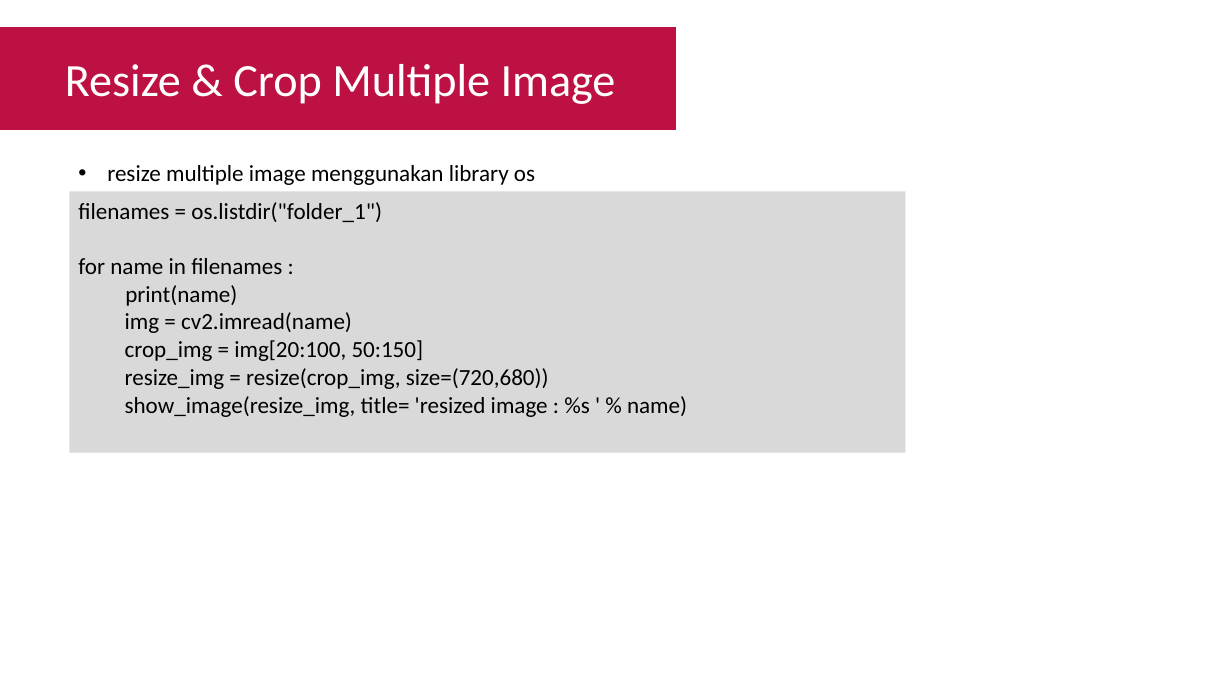
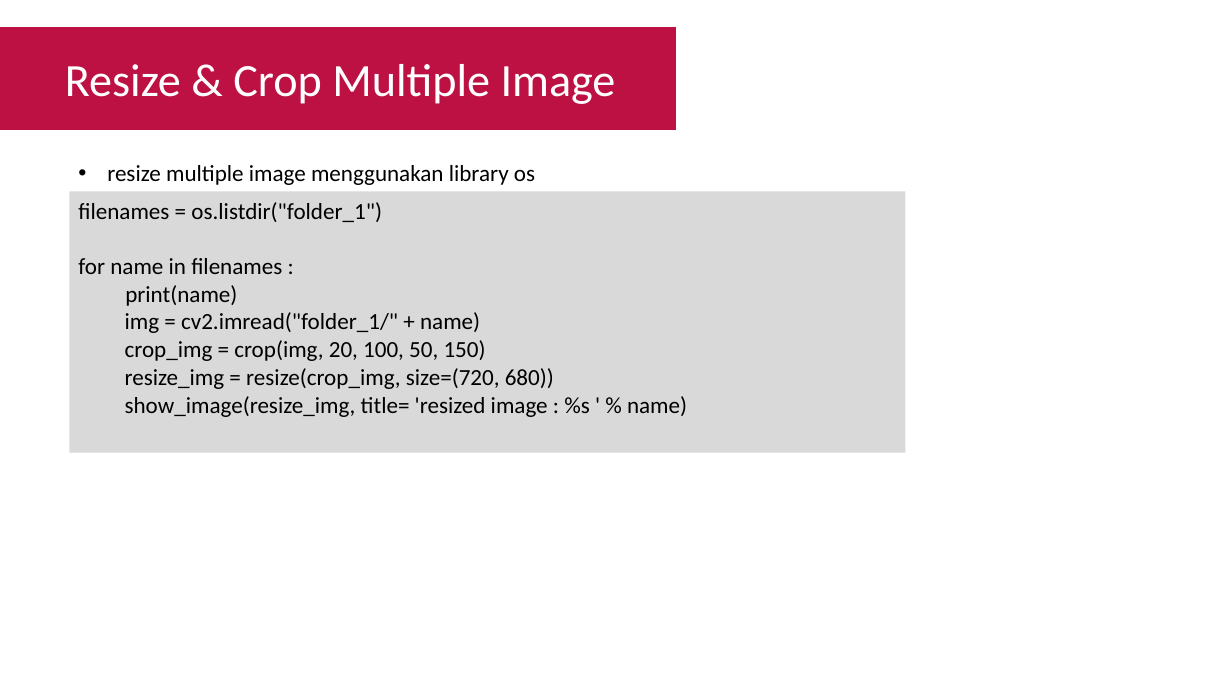
Before and after one commit to Muhammad-Yunus/Materi-Training, a slide deck: slide 15 of A. Raspberry Pi - Image Processing/#6 - Computer Vision Part 2 (Crop, Resize, Convert Color)/P6 - Computer Vision Part 2 (Crop, Resize, Convert Color).pptx (slide 13 before the commit). Drawn at 1232x693 pixels with LibreOffice and Linux fonts; fonts in the diff are those of the drawing. Boxes give left, top, right and bottom in pixels: in the first picture for what was removed or moved away, otherwise in the second. Text is boxed around its words. In the diff, an @@ line names an element or a change of style, - is before the commit and + after.

```diff
--- a/A. Raspberry Pi - Image Processing/#6 - Computer Vision Part 2 (Crop, Resize, Convert Color)/P6 - Computer Vision Part 2 (Crop, Resize, Convert Color).pptx
+++ b/A. Raspberry Pi - Image Processing/#6 - Computer Vision Part 2 (Crop, Resize, Convert Color)/P6 - Computer Vision Part 2 (Crop, Resize, Convert Color).pptx
@@ text in rectangle at [125, 312, 554, 389]: text changed @@
-  img = cv2.imread(name)
-  crop_img = img[20:100, 50:150]
-  resize_img = resize(crop_img, size=(720,680))
+  img = cv2.imread("folder_1/" + name)
+  crop_img = crop(img, 20, 100, 50, 150)
+  resize_img = resize(crop_img, size=(720, 680))
```
Also in this commit, not shown: 5 other slides changed, 2 slides added, 1 other file.
